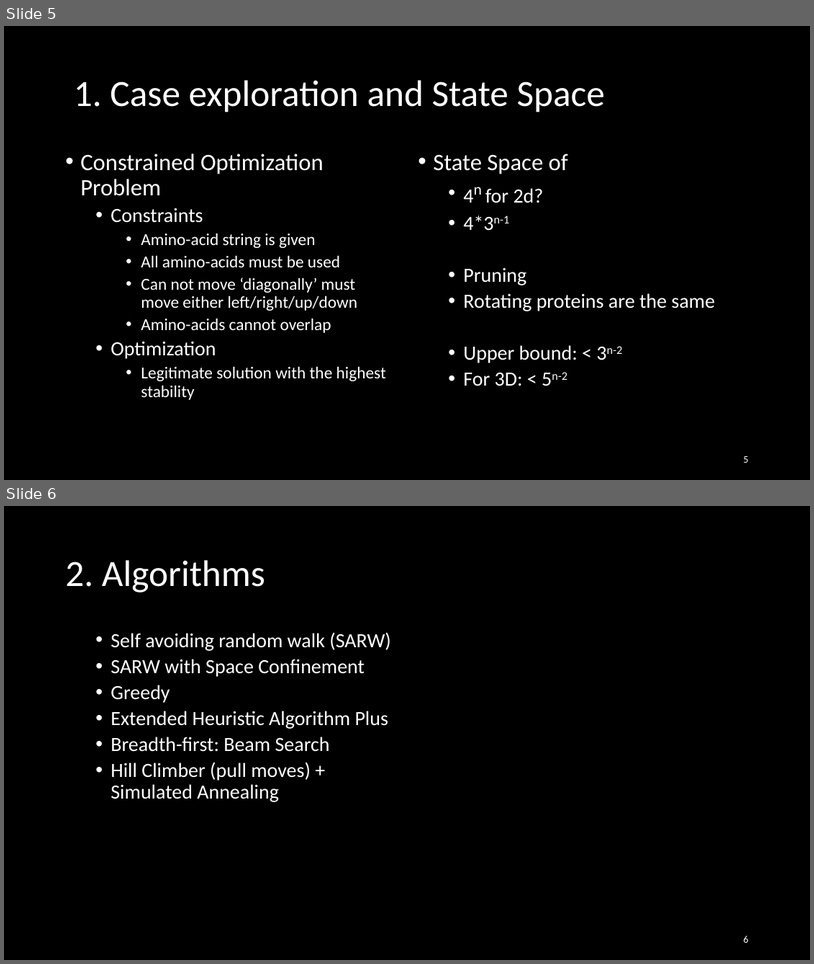
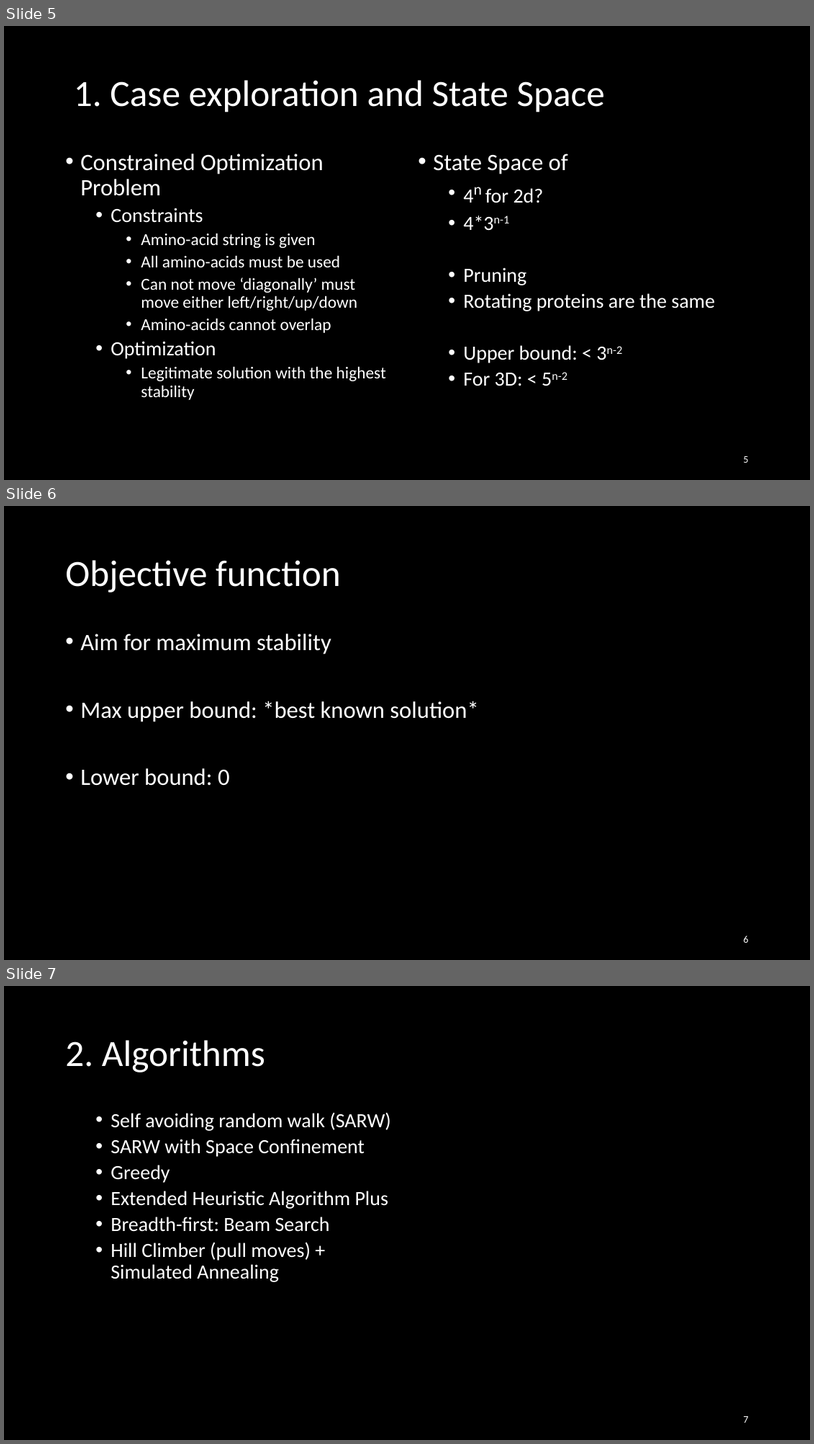
Before and after one commit to Loek21/Protein-Pow-d-er, a slide deck: Docs/PPP, final.pptx. Shown one above the other, each under a label of ours: slides 5 and 6 before the commit, slides 5, 6 and 7 after it. The pictures are 814x964 and 814x1444 pixels, drawn with LibreOffice and Linux fonts; fonts in the diff are those of the drawing. Boxes give left, top, right and bottom in pixels: in the first picture for what was removed or moved away, otherwise in the second. Text is boxed around its words. In the diff, an @@ line names an element or a change of style, - is before the commit and + after.

```diff
--- a/Docs/PPP, final.pptx
+++ b/Docs/PPP, final.pptx
@@ slide 6 added at (x1=4, y1=506, x2=810, y2=960), background #000000 @@
@@ title added at (x1=65, y1=560, x2=341, y2=592), 44 pt, text #FFFFFF @@
+Objective function
@@ text added at (x1=80, y1=633, x2=478, y2=785), 28 pt, text #FFFFFF @@
+• Aim for maximum stability
+• Max upper bound: *best known solution*
+• Lower bound: 0
@@ page number added at (x1=743, y1=935, x2=748, y2=942), 12 pt, text #FFFFFF @@
+6
@@ what was slide 6 is now slide 7 @@
@@ page number at (x1=743, y1=1416, x2=748, y2=1422): text changed @@
-6
+7
```
Also in this commit, not shown: 3 slides changed.
